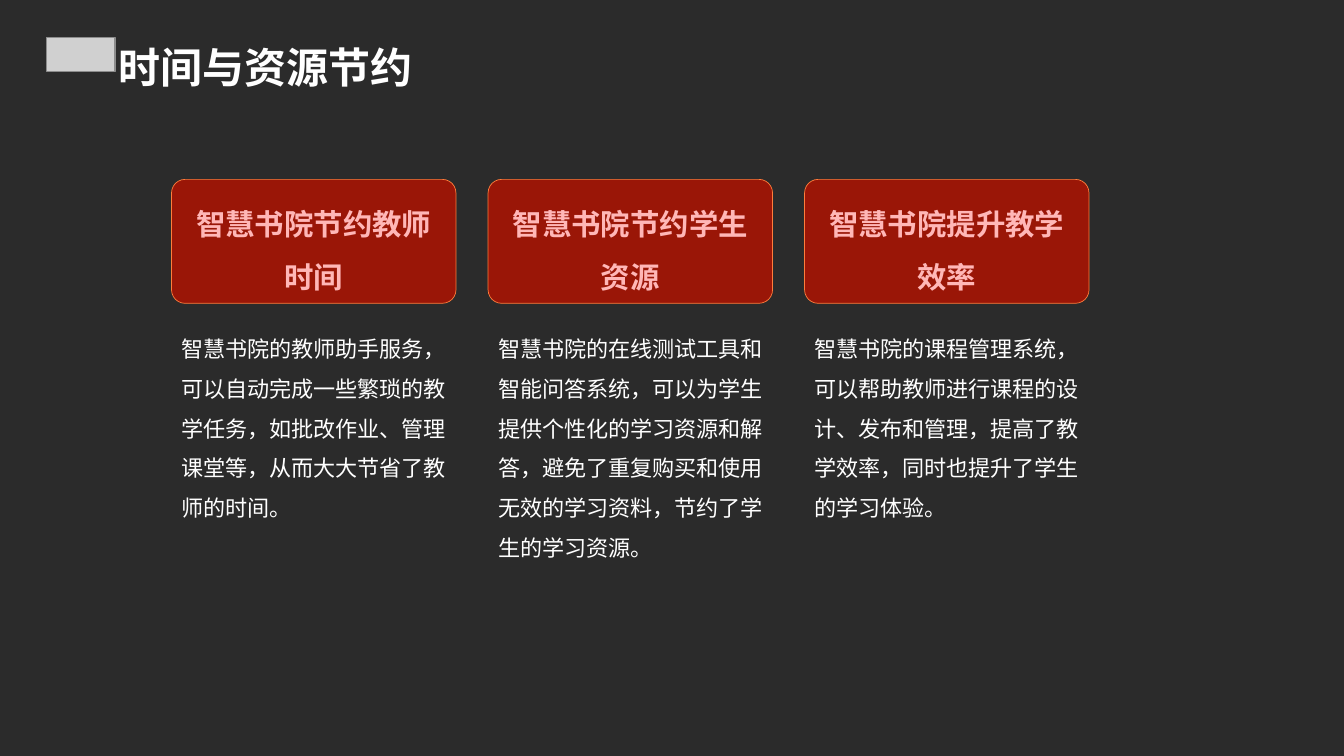
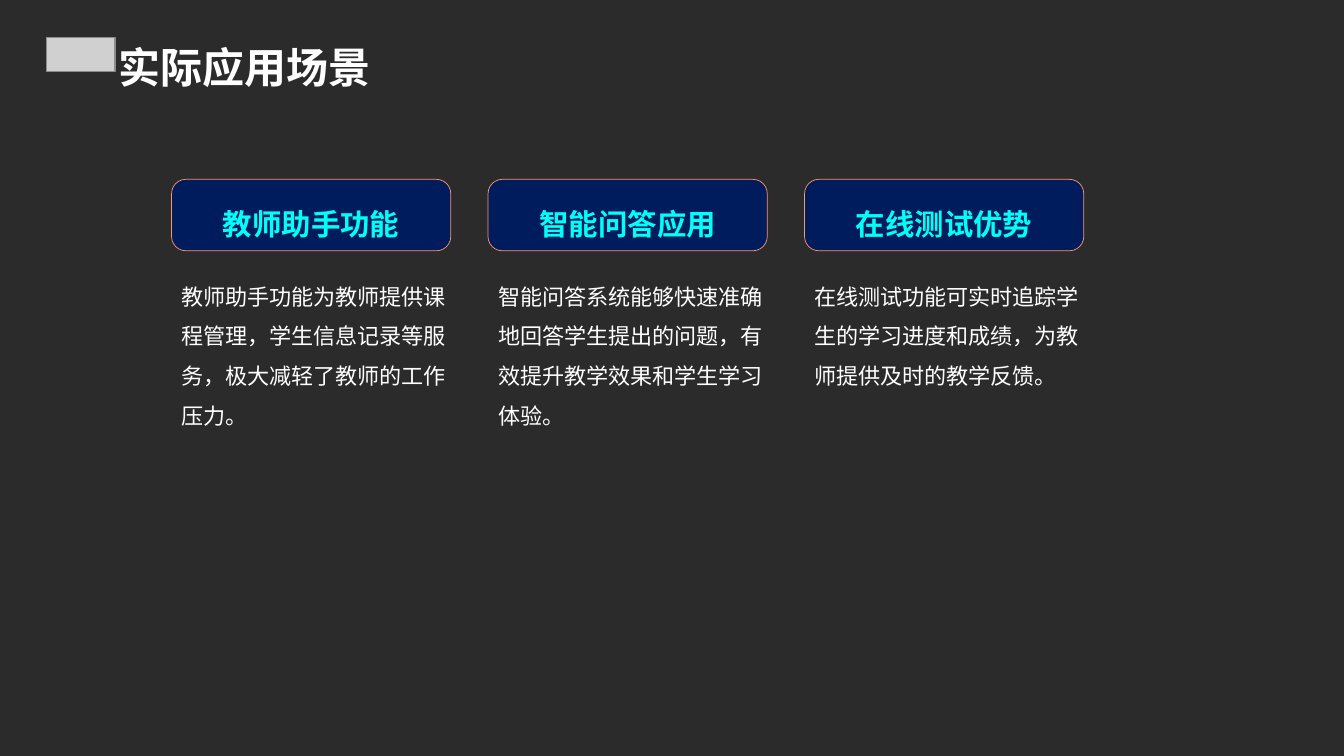
Before and after one commit to FlashLizard/Intelligent_Learning_Platform, a slide deck: slide 20 of src/generate_ppt/generate_ppt/ppttmp.ppt. Drawn at 1344x756 pixels with LibreOffice and Linux fonts; fonts in the diff are those of the drawing; grey boxes stand for pictures; background and template pictures are left out; a plain dark background stands for a picture behind light text. Boxes give left, top, right and bottom in pixels: in the first picture for what was removed or moved away, otherwise in the second. Text is boxed around its words. In the diff, an @@ line names an element or a change of style, - is before the commit and + after.

```diff
--- a/src/generate_ppt/generate_ppt/ppttmp.ppt
+++ b/src/generate_ppt/generate_ppt/ppttmp.ppt
@@ text at <box>118,47,370,87</box>: text changed @@
-时间与资源节约
+实际应用场景
@@ rounded rectangle "教师助手功能": place and size @@
-rounded rectangle "教师助手功能" at <box>171,179,456,303</box>
+rounded rectangle "教师助手功能" at <box>171,179,451,251</box>
@@ rounded rectangle "智能问答应用": place and size @@
-rounded rectangle "智能问答应用" at <box>488,179,772,303</box>
+rounded rectangle "智能问答应用" at <box>488,179,767,251</box>
@@ fill #9A1607 to #001C5C; outline #FF7D3C 0.5 pt to #FE9471 0.5 pt; proportions changed in 3 elements at <box>171,179,451,251</box>, <box>488,179,767,251</box>, <box>805,179,1084,251</box> @@
@@ rounded rectangle "在线测试优势": place and size @@
-rounded rectangle "在线测试优势" at <box>805,179,1089,303</box>
+rounded rectangle "在线测试优势" at <box>805,179,1084,251</box>
@@ text in rounded rectangle at <box>539,209,715,238</box>: text changed; text colour #FFB7B7 to #00FFF8 @@
-智慧书院节约学生资源
+智能问答应用
@@ text in rounded rectangle at <box>223,210,399,238</box>: text changed; text colour #FFB7B7 to #00FFF8 @@
-智慧书院节约教师时间
+教师助手功能
@@ text in rounded rectangle at <box>856,210,1032,238</box>: text changed; text colour #FFB7B7 to #00FFF8 @@
-智慧书院提升教学效率
+在线测试优势
@@ text at <box>182,286,446,426</box>: text changed @@
-智慧书院的教师助手服务，可以自动完成一些繁琐的教学任务，如批改作业、管理课堂等，从而大大节省了教师的时间。
+教师助手功能为教师提供课程管理，学生信息记录等服务，极大减轻了教师的工作压力。
@@ text at <box>498,286,762,426</box>: text changed @@
-智慧书院的在线测试工具和智能问答系统，可以为学生提供个性化的学习资源和解答，避免了重复购买和使用无效的学习资料，节约了学生的学习资源。
+智能问答系统能够快速准确地回答学生提出的问题，有效提升教学效果和学生学习体验。
@@ text at <box>815,286,1079,386</box>: text changed @@
-智慧书院的课程管理系统，可以帮助教师进行课程的设计、发布和管理，提高了教学效率，同时也提升了学生的学习体验。
+在线测试功能可实时追踪学生的学习进度和成绩，为教师提供及时的教学反馈。
```
Also in this commit, not shown: 22 other slides changed, 3 slides removed, 3 other files.
